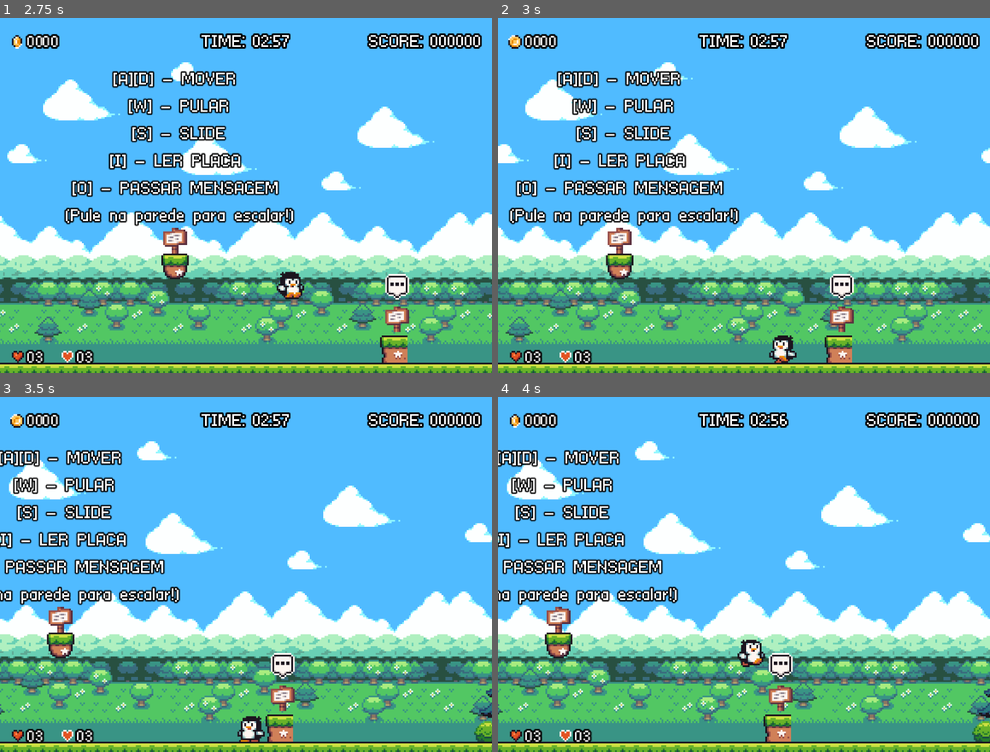
Above: before the commit, frames 1-4 (two rows, left to right).
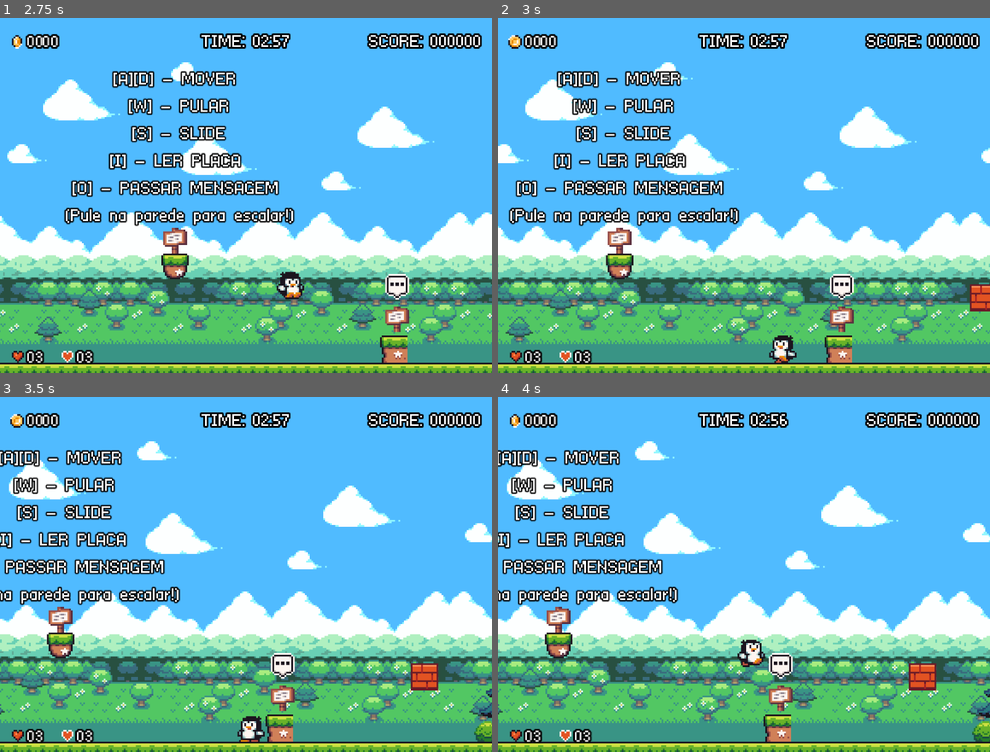
Above: after the commit, the same moments.

Repository: AugustoFernandesc/meu-primerio-jogo-2d
Game: Godot game, scene res://ui/main_menu.tscn
The game is run twice, just before and just after one commit, with the same random seed, the same clock (stepped at 60 frames per second) and the same inputs.
Inputs:
- Up to frame 1 (2.75 s): click "NEW GAME" at 0.5 s; hold O (advance_message) 1.28-2.03 s; hold D (right) from 1.28 s (still down); tap Space (jump) at 1.52, 2.27 s; tap S (duck) at 2.1 s
- Up to frame 2 (3 s): release D (right) at 2.78 s; hold A (left) from 2.78 s (still down); hold I (interact) from 2.78 s (still down)
- Up to frame 3 (3.5 s): keep holding A (left); keep holding I (interact)
- Up to frame 4 (4 s): release A (left) at 3.53 s; release I (interact) at 3.53 s; hold D (right) from 3.53 s (still down); tap O (advance_message) at 3.6 s; tap Space (jump) at 3.77 s

Frame 1 is identical in both runs. In frame 2, 0.3% of the frame differs, in the area x 95-100%, y 75-83%; in frame 3, 0.4%, in the area x 83-90%, y 75-83%; in frame 4, 0.4%.

Commit message:
fix: corrige lógica da caixa, reset de itens e sincronia de áudio

Diff:
--- a/entities/interactables/break_box.tscn
+++ b/entities/interactables/break_box.tscn
@@ -74,6 +74,7 @@
 collision_mask = 2
 script = ExtResource("1_b5u08")
 pieces = PackedStringArray("res://sprites/block breaking/brick-piece-01.png", "res://sprites/block breaking/brick-piece-02.png", "res://sprites/block breaking/brick-piece-03.png", "res://sprites/block breaking/brick-piece-04.png")
+hit_points = 4
 
 [node name="texture" type="Sprite2D" parent="."]
 texture = ExtResource("1_vl7yn")
@@ -89,7 +90,8 @@
 }
 
 [node name="spawn_coin" type="Marker2D" parent="."]
-position = Vector2(0, -8)
+position = Vector2(0, -7)
+gizmo_extents = 6.0
 
 [node name="hit_box" type="AudioStreamPlayer" parent="."]
 stream = ExtResource("3_odpk3")
--- a/project.godot
+++ b/project.godot
@@ -18,6 +18,7 @@
 
 DialogManager="*res://singletons/dialog_manager.gd"
 Globals="*res://singletons/globals.gd"
+MusicPlayer="*res://scripts/background_music.gd"
 
 [display]
 
--- a/scene/background_music.tscn
+++ b/scene/background_music.tscn
@@ -1,8 +1,7 @@
 [gd_scene load_steps=2 format=3 uid="uid://lcsbngs7yulf"]
 
-[ext_resource type="AudioStream" path="res://sons/566208__awazixosh__its-time-for-an-adventure.wav" id="1_g1dms"]
+[ext_resource type="Script" uid="uid://dooxflymlsgo2" path="res://scripts/background_music.gd" id="1_g1dms"]
 
 [node name="background_music" type="AudioStreamPlayer"]
-stream = ExtResource("1_g1dms")
-volume_db = -13.0
 autoplay = true
+script = ExtResource("1_g1dms")
--- a/scene/forest.tscn
+++ b/scene/forest.tscn
@@ -1,6 +1,7 @@
 [gd_scene load_steps=32 format=4 uid="uid://8ru7tt58ppl7"]
 
 [ext_resource type="PackedScene" uid="uid://dmovamfv4fqes" path="res://entities/player.tscn" id="1_e2knd"]
+[ext_resource type="Script" uid="uid://s4khlngktm46" path="res://scripts/forest.gd" id="1_xw4on"]
 [ext_resource type="TileSet" uid="uid://c4qxw2jd0a776" path="res://tiles/terrain.tres" id="2_2xpkg"]
 [ext_resource type="Texture2D" uid="uid://be10vix1aks8i" path="res://sprites/Seasonal Tilesets/2 - Autumn Forest/Background parts/6 - Distant_trees.png" id="3_gbfvw"]
 [ext_resource type="Texture2D" uid="uid://najc1clwq8dr" path="res://sprites/Seasonal Tilesets/2 - Autumn Forest/Terrain (16 x 16).png" id="3_jxvlp"]
@@ -21,7 +22,6 @@
 [ext_resource type="PackedScene" uid="uid://d1p5eydg1xnl" path="res://entities/interactables/broken_block.tscn" id="18_cwbpd"]
 [ext_resource type="PackedScene" uid="uid://cg6tu755f4sar" path="res://ui/pause_menu.tscn" id="20_dki5c"]
 [ext_resource type="PackedScene" uid="uid://wyw3quke2ad4" path="res://entities/interactables/coin.tscn" id="21_cvgm6"]
-[ext_resource type="AudioStream" uid="uid://btb038jwuk4fx" path="res://sons/842951__josefpres__piano-loops-200-efect-octave-long-loop-120-bpm.ogg" id="22_kuygm"]
 
 [sub_resource type="TileSetAtlasSource" id="TileSetAtlasSource_gwku7"]
 texture = ExtResource("3_jxvlp")
@@ -213,6 +213,7 @@
 size = Vector2(20, 112)
 
 [node name="forest" type="Node2D"]
+script = ExtResource("1_xw4on")
 metadata/_edit_vertical_guides_ = [900.0]
 
 [node name="player" parent="." instance=ExtResource("1_e2knd")]
@@ -345,9 +346,5 @@
 [node name="coin3" parent="coins" instance=ExtResource("21_cvgm6")]
 position = Vector2(640, 116)
 
-[node name="AudioStreamPlayer" type="AudioStreamPlayer" parent="."]
-stream = ExtResource("22_kuygm")
-autoplay = true
-
 [editable path="tilemaps/movingPlataform"]
 [editable path="levelend"]
--- a/scene/grassland.tscn
+++ b/scene/grassland.tscn
@@ -1,6 +1,7 @@
 [gd_scene load_steps=23 format=4 uid="uid://df5jipr45p8fd"]
 
 [ext_resource type="PackedScene" uid="uid://dmovamfv4fqes" path="res://entities/player.tscn" id="1_3kscr"]
+[ext_resource type="Script" uid="uid://ciaiuj3eblo8x" path="res://scripts/grassland.gd" id="1_tco1r"]
 [ext_resource type="TileSet" uid="uid://c4qxw2jd0a776" path="res://tiles/terrain.tres" id="2_dm3bm"]
 [ext_resource type="TileSet" uid="uid://d0wu3p6lqb5m8" path="res://tiles/decoration.tres" id="3_wgvfe"]
 [ext_resource type="Texture2D" uid="uid://dp4bg3p3m1w5p" path="res://sprites/Seasonal Tilesets/1 - Grassland/Background parts/5 - Sky_color.png" id="4_tcqb0"]
@@ -21,9 +22,9 @@
 [ext_resource type="PackedScene" uid="uid://db2c4k2oyuy2w" path="res://entities/cherry.tscn" id="18_5evsw"]
 [ext_resource type="PackedScene" uid="uid://bohbpkw7vg4rp" path="res://ui/control.tscn" id="20_xxt1f"]
 [ext_resource type="PackedScene" uid="uid://b7amedbi13p11" path="res://entities/interactables/life.tscn" id="21_wip23"]
-[ext_resource type="AudioStream" uid="uid://clxykjev6i740" path="res://sons/566208__awazixosh__its-time-for-an-adventure.ogg" id="22_70owf"]
 
 [node name="grassland" type="Node2D"]
+script = ExtResource("1_tco1r")
 
 [node name="base_patrol" parent="." instance=ExtResource("17_d5gue")]
 position = Vector2(603, 153)
@@ -127,7 +128,7 @@
 position = Vector2(806, 153)
 
 [node name="break_box" parent="." instance=ExtResource("14_u35md")]
-position = Vector2(847, 122)
+position = Vector2(371, 164)
 
 [node name="warning_sign" parent="." instance=ExtResource("15_mrqkn")]
 position = Vector2(288, 176)
@@ -143,7 +144,4 @@
 
 [node name="life" parent="." instance=ExtResource("21_wip23")]
 position = Vector2(631, 190)
-
-[node name="AudioStreamPlayer" type="AudioStreamPlayer" parent="."]
-stream = ExtResource("22_70owf")
-autoplay = true
+id_single = "life_phase1"
--- a/scene/tropic.tscn
+++ b/scene/tropic.tscn
@@ -1,6 +1,7 @@
 [gd_scene load_steps=20 format=4 uid="uid://bqvu1vqvqr06s"]
 
 [ext_resource type="PackedScene" uid="uid://dmovamfv4fqes" path="res://entities/player.tscn" id="1_bmxgx"]
+[ext_resource type="Script" uid="uid://ctsm7ihydjw5v" path="res://scripts/tropic.gd" id="1_mjtd1"]
 [ext_resource type="TileSet" uid="uid://c4qxw2jd0a776" path="res://tiles/terrain.tres" id="2_ry6l7"]
 [ext_resource type="TileSet" uid="uid://d0wu3p6lqb5m8" path="res://tiles/decoration.tres" id="3_ry6l7"]
 [ext_resource type="Texture2D" uid="uid://c2gsmogkrhktx" path="res://sprites/Seasonal Tilesets/3 - Tropics/Background parts/5 - Sky_color.png" id="4_34ia6"]
@@ -15,7 +16,6 @@
 [ext_resource type="Texture2D" uid="uid://dj6hmyqhydkfy" path="res://sprites/Seasonal Tilesets/5 - Misc. universal tiles/distant-water.png" id="10_ytc0w"]
 [ext_resource type="PackedScene" uid="uid://c27sgxxjgpndc" path="res://entities/skeleton.tscn" id="11_t8vtq"]
 [ext_resource type="PackedScene" uid="uid://cg6tu755f4sar" path="res://ui/pause_menu.tscn" id="15_xnncp"]
-[ext_resource type="AudioStream" uid="uid://d3ijopowx5pjv" path="res://sons/843679__josefpres__piano-loops-202-octave-down-short-loop-120-bpm.ogg" id="16_mjtd1"]
 
 [sub_resource type="SpriteFrames" id="SpriteFrames_7xb8y"]
 animations = [{
@@ -38,6 +38,7 @@
 size = Vector2(20, 141)
 
 [node name="tropic" type="Node2D"]
+script = ExtResource("1_mjtd1")
 
 [node name="player" parent="." instance=ExtResource("1_bmxgx")]
 position = Vector2(36, 173)
@@ -155,9 +156,5 @@
 
 [node name="pause_menu" parent="." instance=ExtResource("15_xnncp")]
 
-[node name="AudioStreamPlayer" type="AudioStreamPlayer" parent="."]
-stream = ExtResource("16_mjtd1")
-autoplay = true
-
 [editable path="tilemaps/movingPlataform"]
 [editable path="levelend"]
--- a/scene/winter_world.tscn
+++ b/scene/winter_world.tscn
@@ -1,5 +1,6 @@
 [gd_scene load_steps=19 format=4 uid="uid://cgnh63yv6xr0s"]
 
+[ext_resource type="Script" uid="uid://csk7or85ce76k" path="res://scripts/winter_world.gd" id="1_4uvnb"]
 [ext_resource type="PackedScene" uid="uid://dmovamfv4fqes" path="res://entities/player.tscn" id="1_8ekk4"]
 [ext_resource type="Texture2D" uid="uid://dfefqrhxs0cc1" path="res://sprites/Seasonal Tilesets/4 - Winter World/Background parts/3 - Big_mountain_BG.png" id="1_m273m"]
 [ext_resource type="Texture2D" uid="uid://ckctbhk1e7kba" path="res://sprites/Seasonal Tilesets/4 - Winter World/Background parts/2 - Smaller_mountains.png" id="2_ydf8m"]
@@ -17,9 +18,9 @@
 [ext_resource type="PackedScene" uid="uid://c27sgxxjgpndc" path="res://entities/skeleton.tscn" id="15_sfu3o"]
 [ext_resource type="PackedScene" uid="uid://db2c4k2oyuy2w" path="res://entities/cherry.tscn" id="16_x3odr"]
 [ext_resource type="PackedScene" uid="uid://8wi5ov5t345m" path="res://entities/rocket_cherry.tscn" id="17_4uvnb"]
-[ext_resource type="AudioStream" uid="uid://doo8ui86cd2w3" path="res://sons/843488__josefpres__piano-loops-199-octave-up-long-loop-120-bpm.ogg" id="18_4uvnb"]
 
 [node name="winter-world" type="Node2D"]
+script = ExtResource("1_4uvnb")
 
 [node name="player" parent="." instance=ExtResource("1_8ekk4")]
 position = Vector2(2347, 165)
@@ -193,10 +194,6 @@
 [node name="cherry" parent="enemies" instance=ExtResource("16_x3odr")]
 
 [node name="rocket_cherry" parent="enemies" instance=ExtResource("17_4uvnb")]
-
-[node name="AudioStreamPlayer" type="AudioStreamPlayer" parent="."]
-stream = ExtResource("18_4uvnb")
-autoplay = true
 
 [editable path="spikes/spikes"]
 [editable path="spikes/spikes2"]
--- /dev/null
+++ b/scripts/background_music.gd
@@ -0,0 +1,20 @@
+extends AudioStreamPlayer
+
+func _ready() -> void:
+	volume_db = -20.0
+
+var tracks = {
+	"grassland": preload("res://sons/grassland.ogg"),
+	"forest": preload("res://sons/forest.ogg"),
+	"tropic": preload("res://sons/tropic.ogg"),
+	"winter_world": preload("res://sons/winter_world.ogg")
+}
+
+func play_track(world_name: String):
+	if not tracks.has(world_name):
+		print("Erro: Música do mundo ", world_name, " não encontrada!")
+		return
+	var selected_track = tracks[world_name]
+	if stream != selected_track or not playing:
+		stream = selected_track
+		play()
--- a/scripts/break_box.gd
+++ b/scripts/break_box.gd
@@ -7,11 +7,27 @@
 @onready var spawn_coin: Marker2D = $spawn_coin
 @onready var hit_box: AudioStreamPlayer = $hit_box
 @onready var box_falling: AudioStreamPlayer = $box_falling
+
 @export var pieces: PackedStringArray
-@export var hit_points = 3
+@export var hit_points = 5
 var impulse = 200
+var is_broken = false
+
+func take_hit():
+	if is_broken:
+		return
+	hit_points -= 1
+	if hit_points > 0:
+		hit_box.play()
+		anim.play("hit")
+	else:
+		is_broken = true
+		set_deferred("collision_layer", 0)
+		set_deferred("collision_mask", 0)
+		break_sprite()
 
 func break_sprite():
+	create_coin()
 	for piece in pieces.size():
 		var piece_instance = box_pieces.instantiate()
 		get_parent().add_child(piece_instance)
@@ -19,8 +35,10 @@
 		piece_instance.global_position = global_position
 		piece_instance.apply_impulse(Vector2(randi_range(-impulse, impulse), randi_range(-impulse, -impulse * 2)))
 	visible = false
-	set_collision_layer_value(1, false)
 	box_falling.play()
+	var box_id = get_tree().current_scene.name + str(global_position)
+	if not Globals.items_collect.has(box_id):
+		Globals.items_collect.append(box_id)
 	await box_falling.finished
 	queue_free()
 
@@ -30,6 +48,7 @@
 	coin.global_position = spawn_coin.global_position
 	coin.apply_impulse(Vector2(randi_range(-50,50), -150))
 
-func take_hit():
-	hit_box.play()
-	anim.play("hit")
+func _ready():
+	var box_id = get_tree().current_scene.name + str(global_position)
+	if Globals.items_collect .has(box_id):
+		queue_free()
--- /dev/null
+++ b/scripts/forest.gd
@@ -0,0 +1,4 @@
+extends Node2D
+
+func _ready() -> void:
+	MusicPlayer.play_track("forest")
--- a/scripts/game_over.gd
+++ b/scripts/game_over.gd
@@ -1,6 +1,10 @@
 extends Control
 
+func _ready() -> void:
+	MusicPlayer.stop()
+
 func _on_restart_btn_pressed() -> void:
+	Globals.reset_items_temp()
 	get_tree().change_scene_to_file("res://ui/main_menu.tscn")
 
 func _on_quit_btn_pressed() -> void:
--- /dev/null
+++ b/scripts/grassland.gd
@@ -0,0 +1,4 @@
+extends Node2D
+
+func _ready() -> void:
+	MusicPlayer.play_track("grassland")
--- a/scripts/life.gd
+++ b/scripts/life.gd
@@ -1,6 +1,11 @@
 extends Area2D
 
 @onready var anim: AnimatedSprite2D = $AnimatedSprite2D
+@export var id_single: String
+
+func _ready() -> void:
+	if Globals.items_collect.has(id_single):
+		queue_free()
 
 func _on_body_entered(body: Node2D) -> void:
 	if body.is_in_group("player"):
@@ -13,7 +18,8 @@
 		else:
 			Globals.player_hp += 1
 			coletar_item()
-
+		Globals.items_collect.append(id_single)
+		queue_free()
 func coletar_item():
 	$CollisionShape2D.set_deferred("disabled", true)
 	if anim.sprite_frames.has_animation("collected"):
--- a/scripts/main_menu.gd
+++ b/scripts/main_menu.gd
@@ -1,7 +1,11 @@
 extends MarginContainer
+
+func _ready() -> void:
+	MusicPlayer.stop()
 
 func _on_play_pressed() -> void:
 	Globals.reset_game()
+	Globals.items_collect.clear()
 	get_tree().change_scene_to_file("res://scene/grassland.tscn")
 
 func _on_exit_pressed() -> void:
--- a/scripts/player.gd
+++ b/scripts/player.gd
@@ -328,14 +328,14 @@
 		return
 	if body.has_method("break_sprite"):
 		if velocity.y < 0:
-			body.hit_points -= 1
 			if body.has_method("take_hit"):
 				body.take_hit()
-			velocity.y = 0
-			go_to_fall_state()
+				body.create_coin()
+				if velocity.y < 0:
+					velocity.y = 0
+					go_to_fall_state()
 		if body.hit_points < 0:
 			body.break_sprite()
-		body.create_coin()
 
 func _on_hitbox_body_exited(body: Node2D) -> void:
 	if body.is_in_group("water"):
--- /dev/null
+++ b/scripts/tropic.gd
@@ -0,0 +1,4 @@
+extends Node2D
+
+func _ready() -> void:
+	MusicPlayer.play_track("tropic")
--- /dev/null
+++ b/scripts/winter_world.gd
@@ -0,0 +1,4 @@
+extends Node2D
+
+func _ready() -> void:
+	MusicPlayer.play_track("winter_world")
--- a/singletons/globals.gd
+++ b/singletons/globals.gd
@@ -5,10 +5,10 @@
 var player_life = 3
 var player_hp = 3
 var max_hp = 3
-
 var player = null
 var current_checkpoint_pos = Vector2.ZERO
 var has_checkpoint = false
+var items_collect = []
 
 func reset_game():
 	coins = 0
@@ -21,3 +21,6 @@
 func respawn_player():
 	if has_checkpoint and player != null:
 		player.global_position = current_checkpoint_pos
+
+func reset_items_temp():
+	items_collect.clear()
Not shown, added: scripts/background_music.gd.uid
Not shown, added: scripts/forest.gd.uid
Not shown, added: scripts/grassland.gd.uid
Not shown, added: scripts/tropic.gd.uid
Not shown, added: scripts/winter_world.gd.uid
Not shown, removed: sons/566208__awazixosh__its-time-for-an-adventure.ogg.import
Not shown, removed: sons/842951__josefpres__piano-loops-200-efect-octave-long-loop-120-bpm.ogg.import
Not shown, removed: sons/843488__josefpres__piano-loops-199-octave-up-long-loop-120-bpm.ogg.import
Not shown, removed: sons/843679__josefpres__piano-loops-202-octave-down-short-loop-120-bpm.ogg.import
Not shown, added: sons/forest.ogg.import
Not shown, added: sons/grassland.ogg.import
Not shown, added: sons/tropic.ogg.import
(and 5 more such lines)
